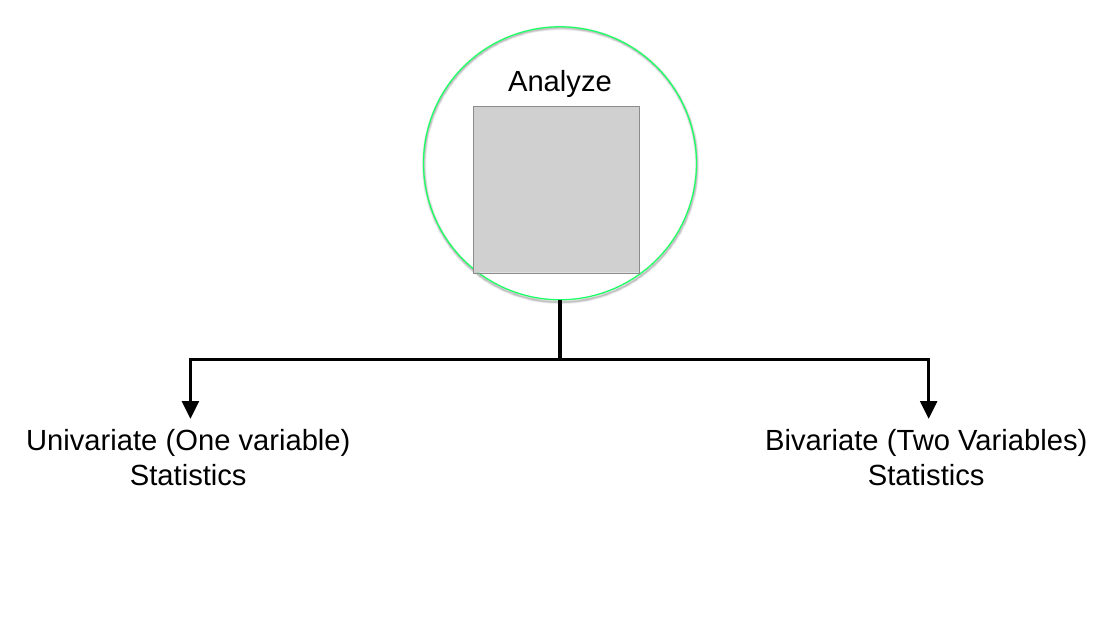
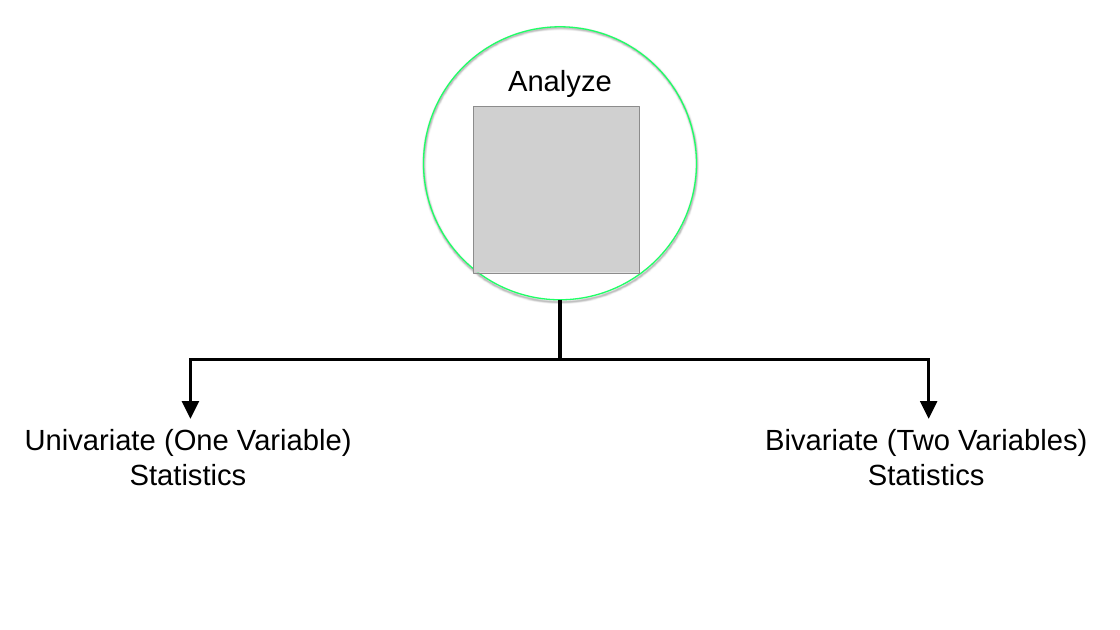
Before and after one commit to brad-cannell/r4epi, a slide deck: slide 5 of img/01_part_getting_started/02_what_is_r/what_is_r.pptx. Drawn at 1120x630 pixels with LibreOffice and Linux fonts; fonts in the diff are those of the drawing; grey boxes stand for pictures. Boxes give left, top, right and bottom in pixels: in the first picture for what was removed or moved away, otherwise in the second. Text is boxed around its words. In the diff, an @@ line names an element or a change of style, - is before the commit and + after.

```diff
--- a/img/01_part_getting_started/02_what_is_r/what_is_r.pptx
+++ b/img/01_part_getting_started/02_what_is_r/what_is_r.pptx
@@ text at <box>25,429,352,456</box>: text changed @@
-Univariate (One variable)
+Univariate (One Variable)
```
Also in this commit, not shown: 47 other files.
